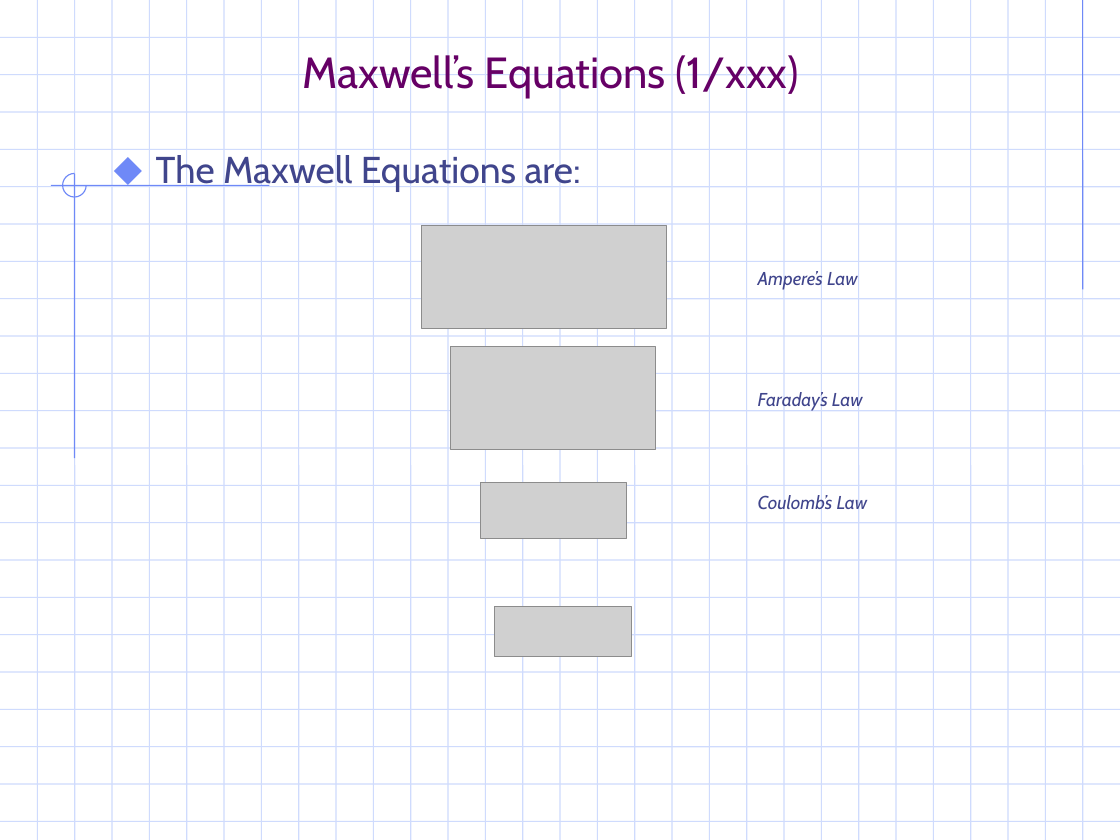
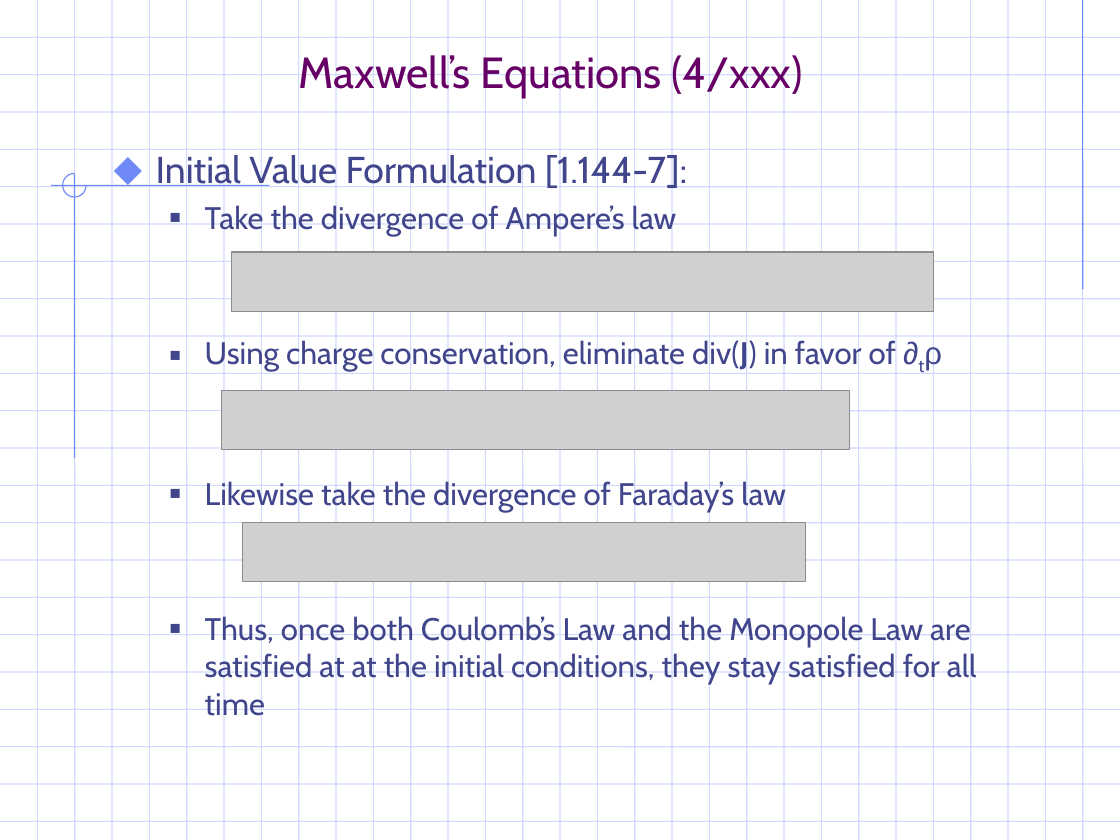
Before and after one commit to gravmath/Projects, a slide deck: slide 7 of PowerPoint/EM_notes.ppt (slide 11 before the commit). Drawn at 1120x840 pixels with LibreOffice and Linux fonts; fonts in the diff are those of the drawing; grey boxes stand for pictures; background and template pictures are left out. Boxes give left, top, right and bottom in pixels: in the first picture for what was removed or moved away, otherwise in the second. Text is boxed around its words. In the diff, an @@ line names an element or a change of style, - is before the commit and + after.

```diff
--- a/PowerPoint/EM_notes.ppt
+++ b/PowerPoint/EM_notes.ppt
@@ title at (x1=299, y1=51, x2=803, y2=98): text changed @@
-Maxwell’s Equations (1/xxx)
+Maxwell’s Equations (4/xxx)
@@ text at (x1=156, y1=151, x2=977, y2=722): text changed; size 24 to 20 pt @@
-⬥ The Maxwell Equations are:
+⬥ Initial Value Formulation [1.144-7]:
+  ■ Take the divergence of Ampere’s law
+  ■ Using charge conservation, eliminate div(J) in favor of ∂tρ
+  ■ Likewise take the divergence of Faraday’s law
+  ■ Thus, once both Coulomb’s Law and the Monopole Law are satisfied at at the initial conditions, they stay satisfied for all time
@@ picture resized from (x1=421, y1=225, x2=666, y2=328) to (x1=231, y1=252, x2=933, y2=311) @@
@@ text removed at (x1=758, y1=270, x2=858, y2=291) @@
-Ampere’s Law
@@ picture resized from (x1=451, y1=347, x2=656, y2=450) to (x1=222, y1=391, x2=849, y2=450) @@
@@ text removed at (x1=758, y1=391, x2=863, y2=412) @@
-Faraday’s Law
@@ text removed at (x1=758, y1=494, x2=868, y2=515) @@
-Coulomb’s Law
@@ picture resized from (x1=480, y1=483, x2=626, y2=539) to (x1=243, y1=523, x2=805, y2=582) @@
@@ picture removed at (x1=494, y1=607, x2=631, y2=656) @@
```
Also in this commit, not shown: 7 other slides changed, 8 slides added, 11 other files.
